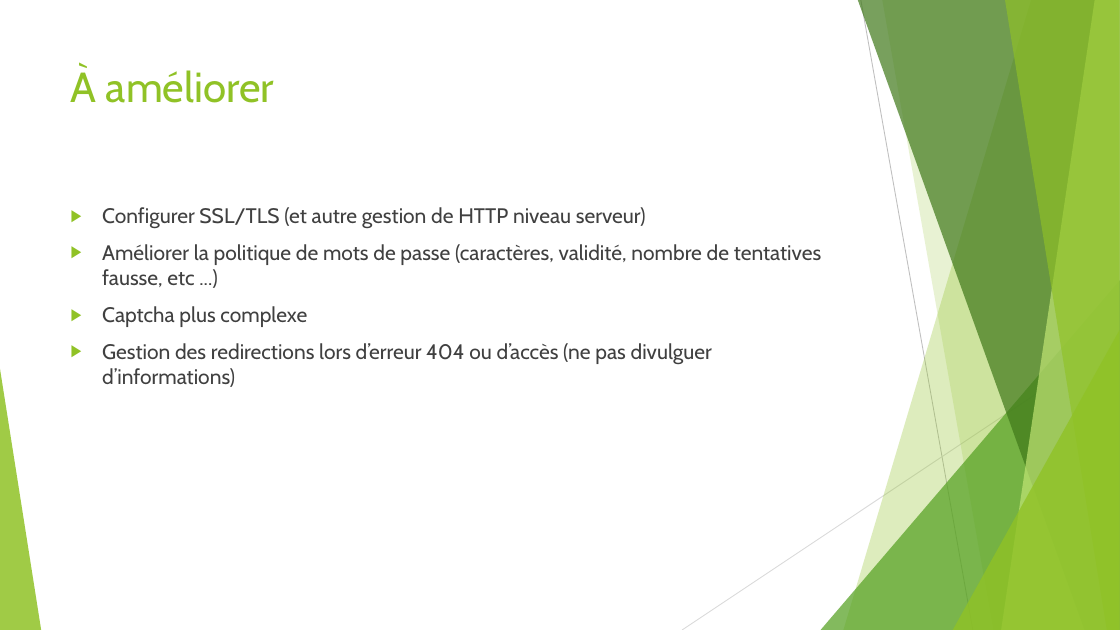
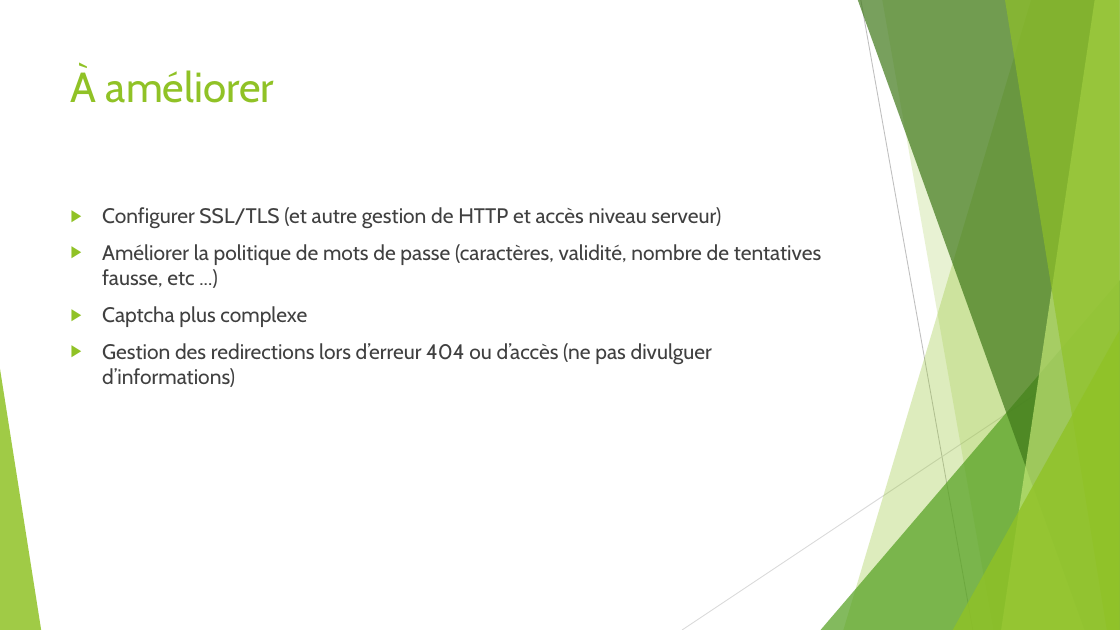
Before and after one commit to ThibaultSchowing/html, a slide deck: slide 19 of Présentation/STI_Schowing_Zharkova.pptx (slide 18 before the commit). Drawn at 1120x630 pixels with LibreOffice and Linux fonts; fonts in the diff are those of the drawing. Boxes give left, top, right and bottom in pixels: in the first picture for what was removed or moved away, otherwise in the second. Text is boxed around its words. In the diff, an @@ line names an element or a change of style, - is before the commit and + after.

```diff
--- a/Présentation/STI_Schowing_Zharkova.pptx
+++ b/Présentation/STI_Schowing_Zharkova.pptx
@@ text at <box>102,207,721,229</box>: text changed @@
-▶ Configurer SSL/TLS (et autre gestion de HTTP niveau serveur)
+▶ Configurer SSL/TLS (et autre gestion de HTTP et accès niveau serveur)
```
Also in this commit, not shown: 2 other slides changed, 1 slide added.
